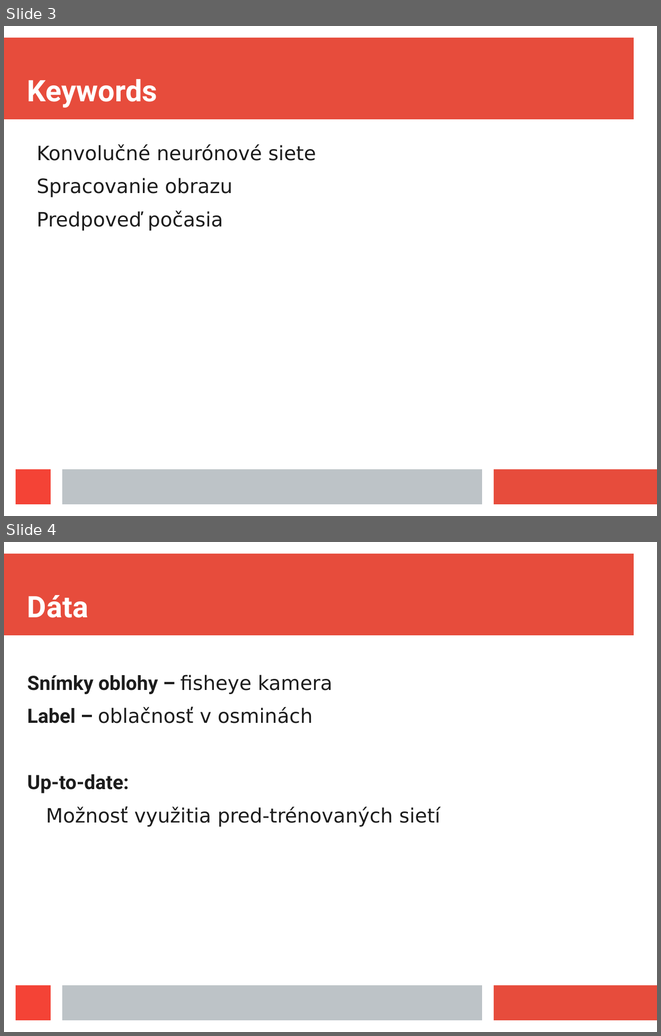
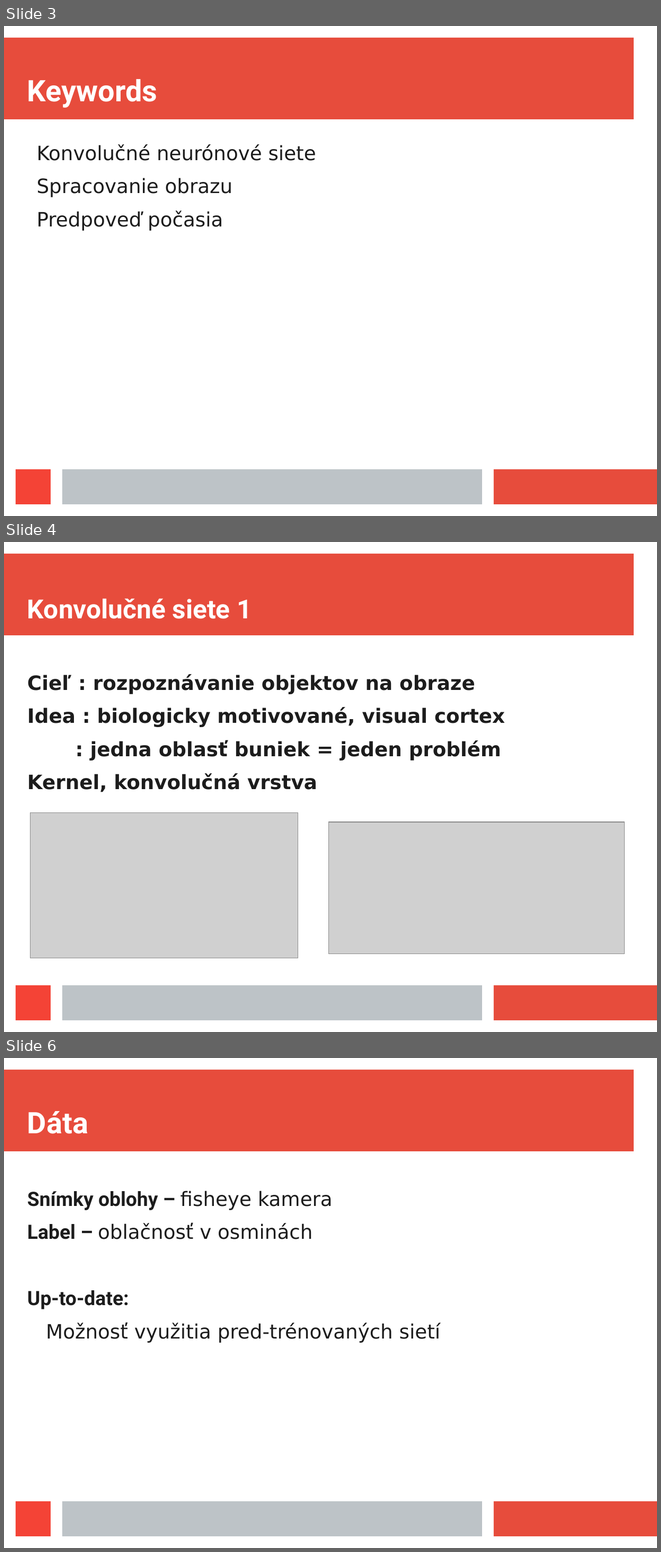
Before and after one commit to jurajmaslej/dipl, a slide deck: prezent.odp. Shown one above the other, each under a label of ours: slides 3 and 4 before the commit, slides 3, 4 and 6 after it; the slides between them are not shown. The pictures are 661x1036 and 661x1552 pixels, drawn with LibreOffice and Linux fonts; fonts in the diff are those of the drawing; grey boxes stand for pictures. Boxes give left, top, right and bottom in pixels: in the first picture for what was removed or moved away, otherwise in the second. Text is boxed around its words. In the diff, an @@ line names an element or a change of style, - is before the commit and + after.

```diff
--- a/prezent.odp
+++ b/prezent.odp
@@ slide 4 added at box(4, 542, 657, 1032), background #FFFFFF; not listed: 4 template elements that a slide beside it also shows @@
@@ title added at box(27, 598, 252, 619), 32 pt, text #FFFFFF, bold @@
+Konvolučné siete 1
@@ text added at box(27, 674, 505, 792), 24 pt, text #1C1C1C, bold @@
+Cieľ : rozpoznávanie objektov na obraze
+Idea : biologicky motivované, visual cortex
+: jedna oblasť buniek = jeden problém
+Kernel, konvolučná vrstva
@@ picture added at box(30, 813, 298, 958) @@
@@ picture added at box(329, 822, 625, 953) @@
@@ what was slide 4 is now slide 6 @@
```
Also in this commit, not shown: 6 slides changed, 1 other slide added, 1 other file.
